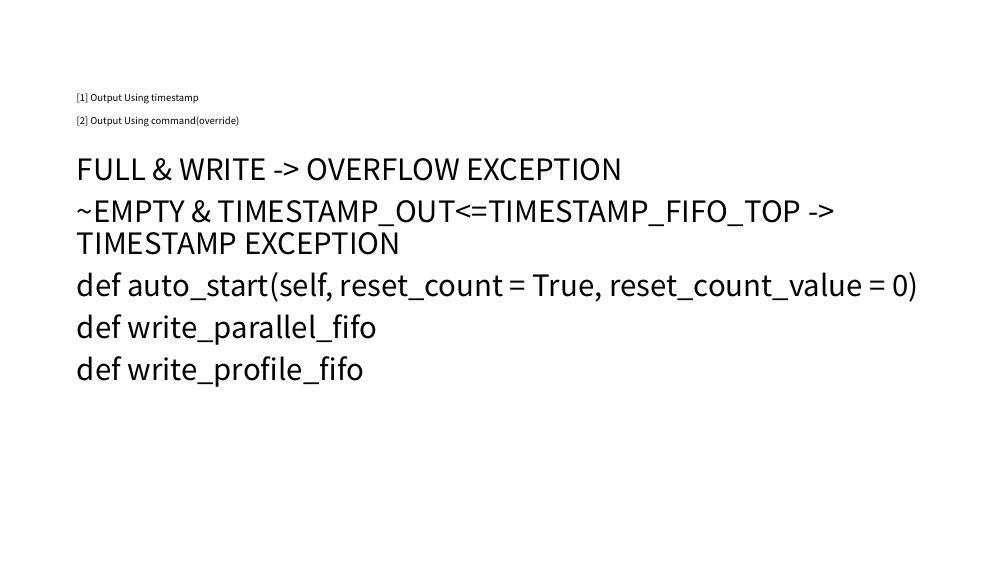
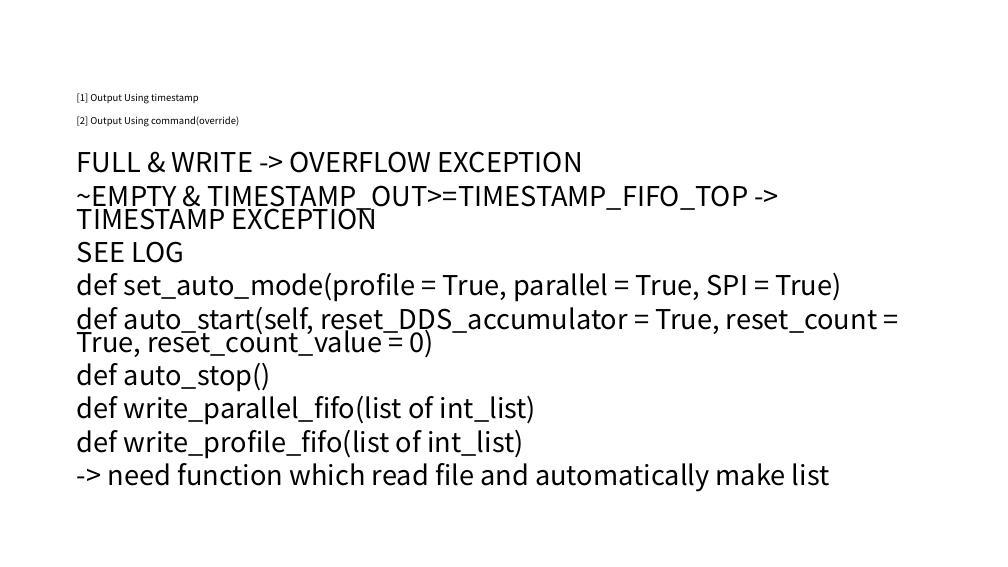
Before and after one commit to snu-quiqcl/AD9910, a slide deck: slide 29 of AD9912_MODULE.pptx (slide 19 before the commit). Drawn at 1008x567 pixels with LibreOffice and Linux fonts; fonts in the diff are those of the drawing. Boxes give left, top, right and bottom in pixels: in the first picture for what was removed or moved away, otherwise in the second. Text is boxed around its words. In the diff, an @@ line names an element or a change of style, - is before the commit and + after.

```diff
--- a/AD9912_MODULE.pptx
+++ b/AD9912_MODULE.pptx
@@ text at <box>77,151,583,173</box>: size 28 to 25.9 pt in "FULL & WRITE -> OVERFLOW EXCEPTION"; line spacing 0.9 to 0.7 @@
@@ text at <box>77,185,877,492</box>: text changed; size 28 to 25.9 pt @@
-~EMPTY & TIMESTAMP_OUT<=TIMESTAMP_FIFO_TOP -> TIMESTAMP EXCEPTION
-def auto_start(self, reset_count = True, reset_count_value = 0)
-def write_parallel_fifo
-def write_profile_fifo
+~EMPTY & TIMESTAMP_OUT>=TIMESTAMP_FIFO_TOP -> TIMESTAMP EXCEPTION
+SEE LOG
+def set_auto_mode(profile = True, parallel = True, SPI = True)
+def auto_start(self, reset_DDS_accumulator = True, reset_count = True, reset_count_value = 0)
+def auto_stop()
+def write_parallel_fifo(list of int_list)
+def write_profile_fifo(list of int_list)
+-> need function which read file and automatically make list
```
Also in this commit, not shown: 3 other slides changed, 10 slides added.
